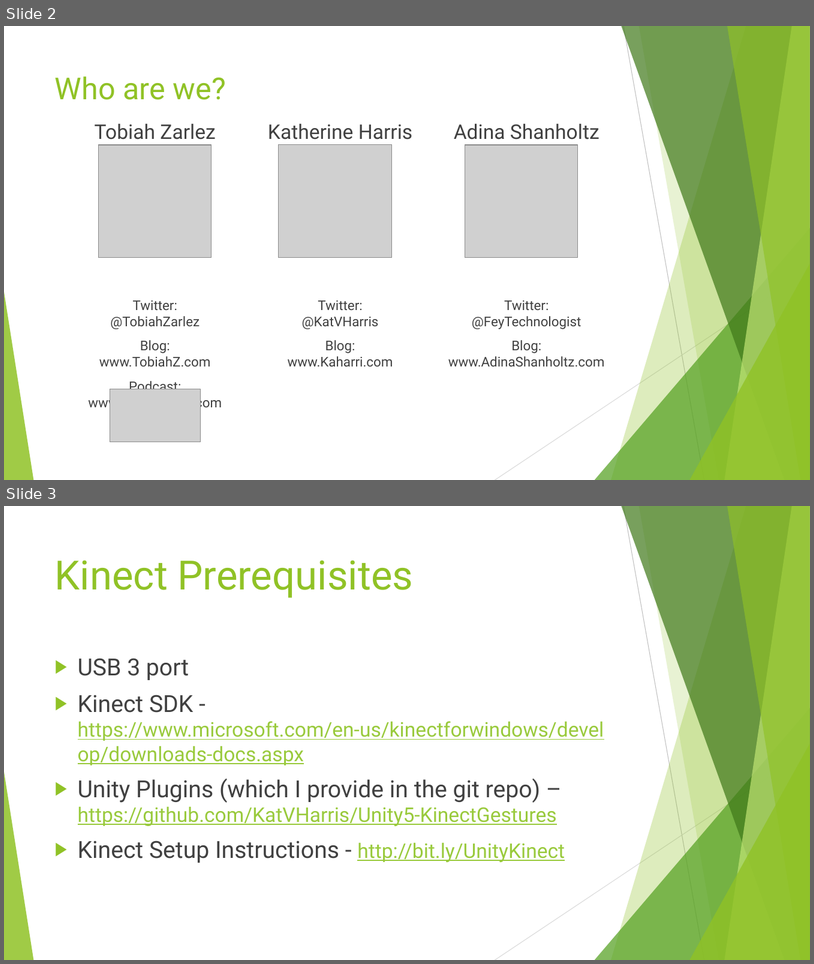
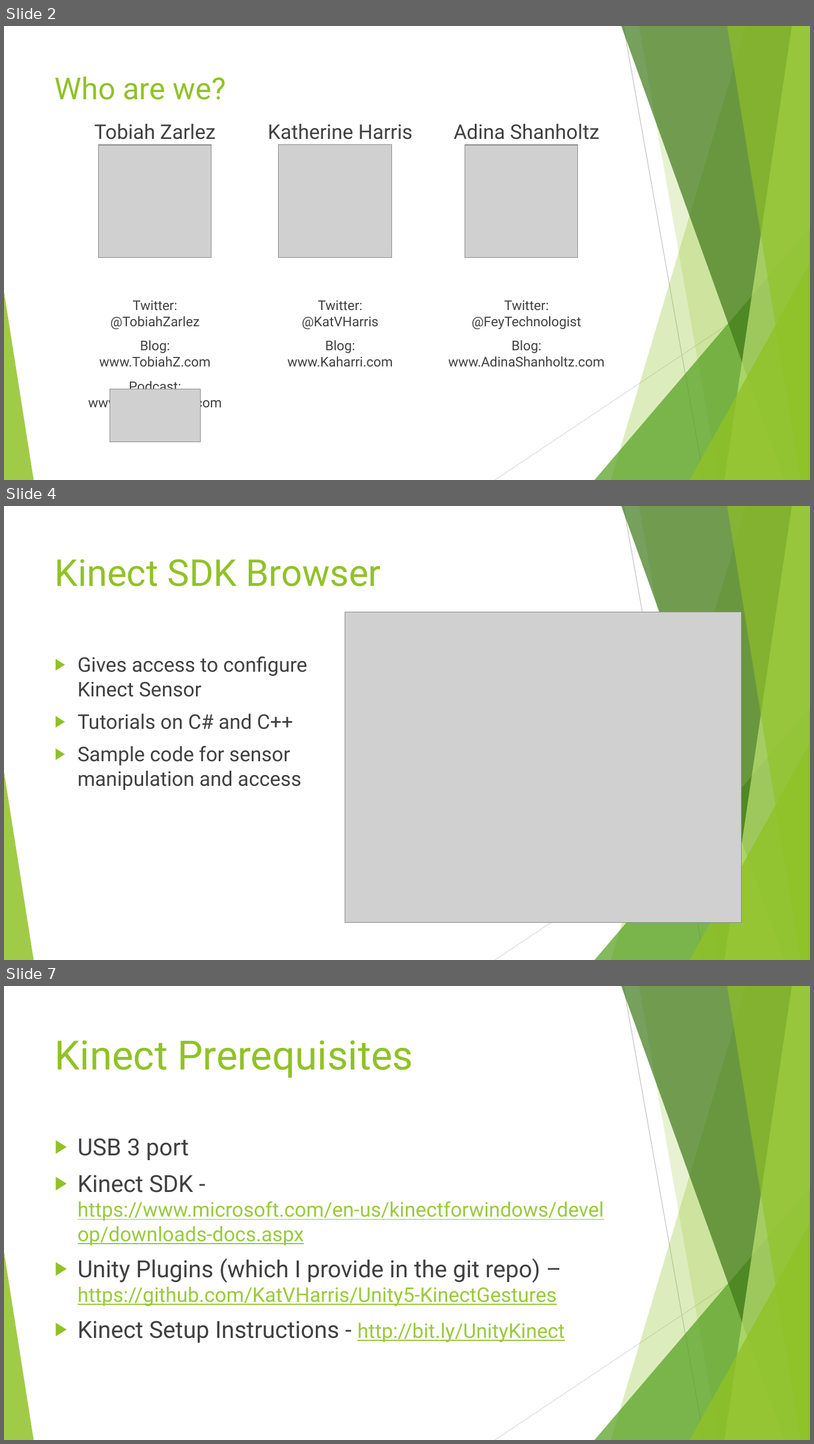
Before and after one commit to KatVHarris/Unity5-KinectGestures, a slide deck: KinectPresentation.pptx. Shown one above the other, each under a label of ours: slides 2 and 3 before the commit, slides 2, 4 and 7 after it; the slides between them are not shown. The pictures are 814x964 and 814x1444 pixels, drawn with LibreOffice and Linux fonts; fonts in the diff are those of the drawing; grey boxes stand for pictures. Boxes give left, top, right and bottom in pixels: in the first picture for what was removed or moved away, otherwise in the second. Text is boxed around its words. In the diff, an @@ line names an element or a change of style, - is before the commit and + after.

```diff
--- a/KinectPresentation.pptx
+++ b/KinectPresentation.pptx
@@ slide 4 added at (4, 506, 810, 960), background #FFFFFF; not listed: 10 template elements that a slide beside it also shows @@
@@ title added at (55, 559, 381, 586), 44 pt, text #90C226 @@
+Kinect SDK Browser
@@ picture added at (345, 612, 742, 923) @@
@@ text added at (78, 656, 308, 790), 24 pt, text #404040 @@
+▶ Gives access to configure Kinect Sensor
+▶ Tutorials on C# and C++
+▶ Sample code for sensor manipulation and access
@@ what was slide 3 is now slide 7 @@
```
Also in this commit, not shown: 1 slide changed, 4 other slides added, 1 slide removed, 2 other files.
